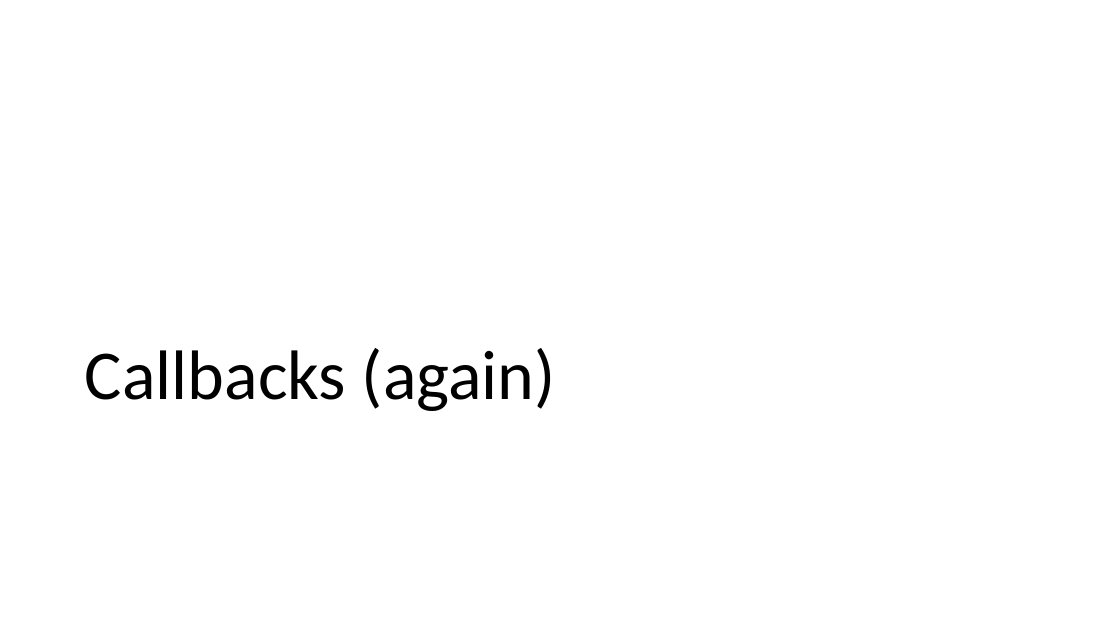
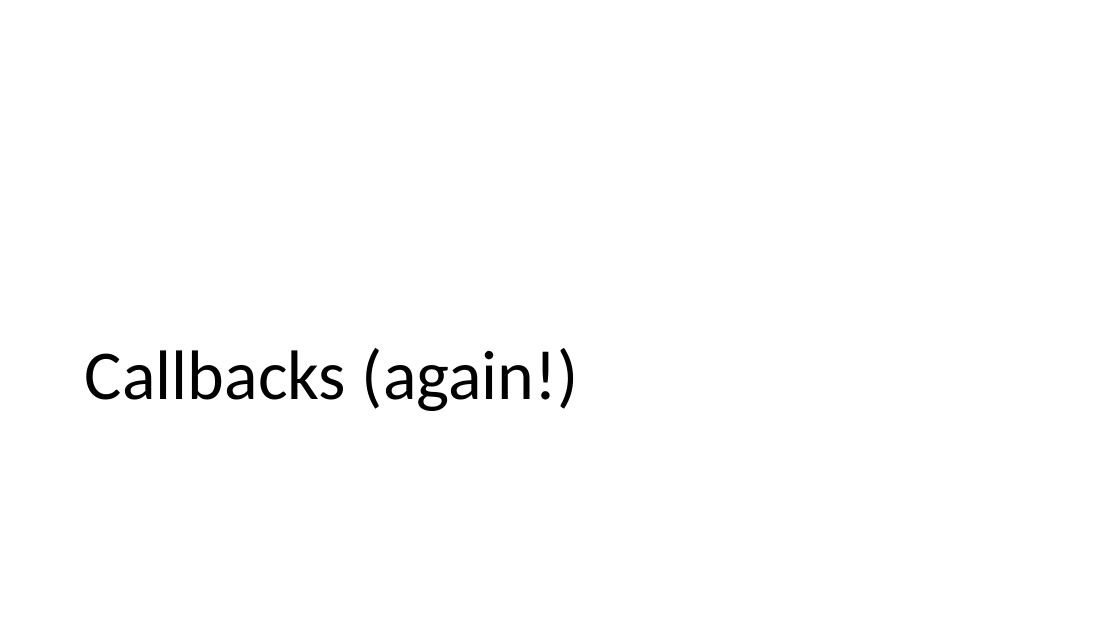
Before and after one commit to diarmuidoconnor/ict-2021, a slide deck: slide 3 of topic10/talk-2/Promises.pptx (slide 4 before the commit). Drawn at 1120x630 pixels with LibreOffice and Linux fonts; fonts in the diff are those of the drawing. Boxes give left, top, right and bottom in pixels: in the first picture for what was removed or moved away, otherwise in the second. Text is boxed around its words. In the diff, an @@ line names an element or a change of style, - is before the commit and + after.

```diff
--- a/topic10/talk-2/Promises.pptx
+++ b/topic10/talk-2/Promises.pptx
@@ title at bbox=[85, 348, 579, 411]: text changed @@
-Callbacks (again)
+Callbacks (again!)
```
Also in this commit, not shown: 1 other slide changed, 1 slide removed, 3 other files.
